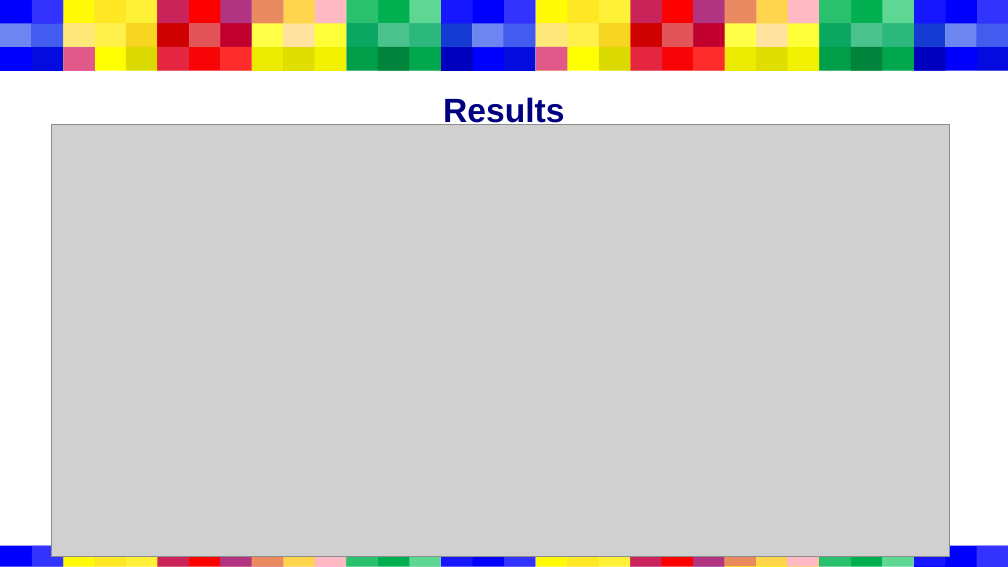
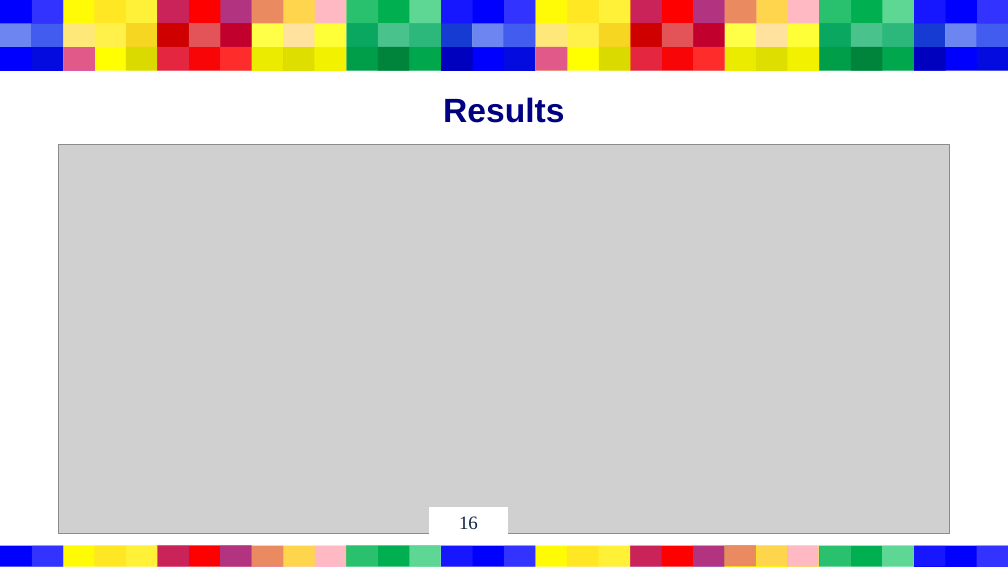
Before and after one commit to Filipe-Cavalheiro/TAPDI, a slide deck: slide 16 of Paper_Presentation.pptx (slide 15 before the commit). Drawn at 1008x567 pixels with LibreOffice and Linux fonts; fonts in the diff are those of the drawing; grey boxes stand for pictures. Boxes give left, top, right and bottom in pixels: in the first picture for what was removed or moved away, otherwise in the second. Text is boxed around its words. In the diff, an @@ line names an element or a change of style, - is before the commit and + after.

```diff
--- a/Paper_Presentation.pptx
+++ b/Paper_Presentation.pptx
@@ picture: place and size @@
-picture at bbox=[51, 125, 951, 557]
+picture at bbox=[58, 145, 950, 534]
@@ page number added at bbox=[430, 507, 508, 538], fill #FFFFFF, 18 pt, text #0F243E @@
+16
```
Also in this commit, not shown: 14 other slides changed, 1 slide added, 1 other file.
